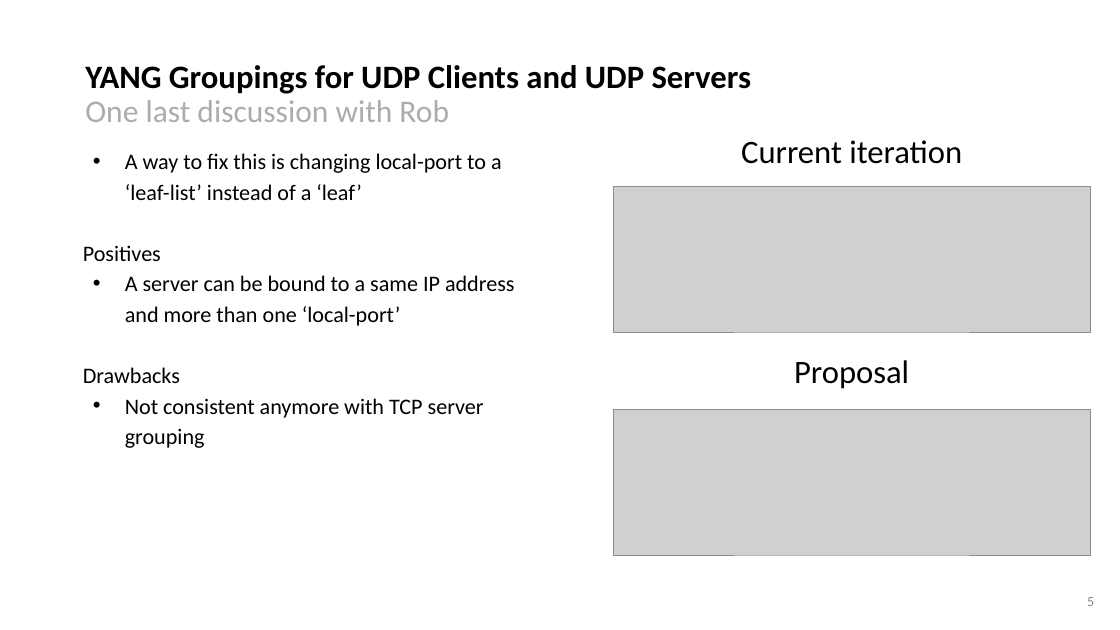
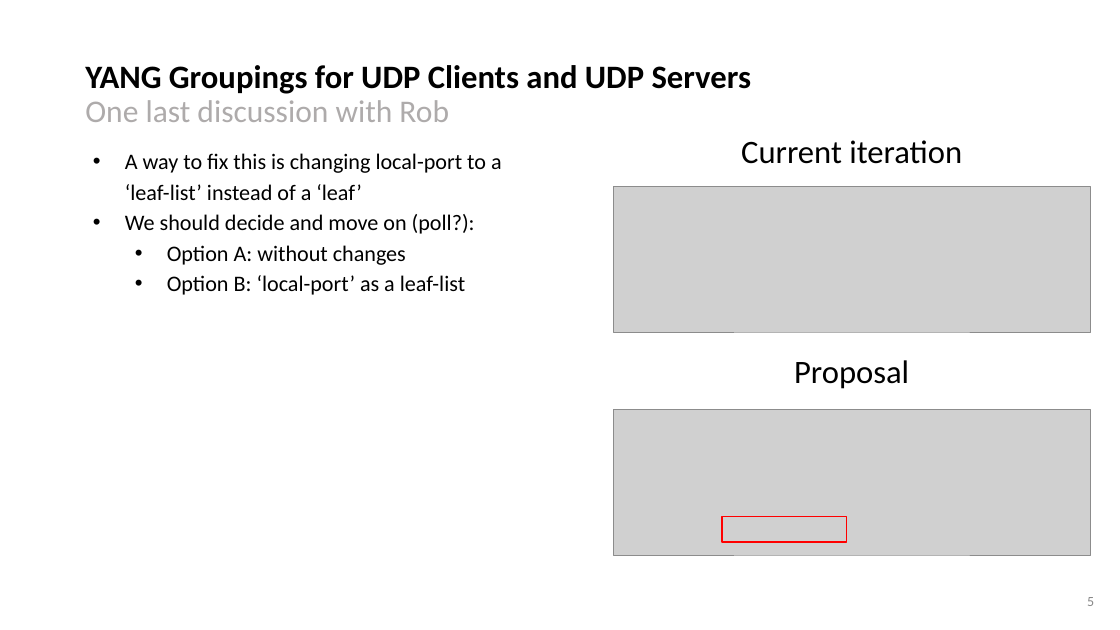
Before and after one commit to network-analytics/ietf-network-analytics-document-status, a slide deck: slide 5 of 122/NETCONF/draft-ietf-netconf-udp-client-server-06.pptx. Drawn at 1120x630 pixels with LibreOffice and Linux fonts; fonts in the diff are those of the drawing; grey boxes stand for pictures. Boxes give left, top, right and bottom in pixels: in the first picture for what was removed or moved away, otherwise in the second. Text is boxed around its words. In the diff, an @@ line names an element or a change of style, - is before the commit and + after.

```diff
--- a/122/NETCONF/draft-ietf-netconf-udp-client-server-06.pptx
+++ b/122/NETCONF/draft-ietf-netconf-udp-client-server-06.pptx
@@ text at (x1=125, y1=214, x2=475, y2=295): text changed @@
-Positives
-• A server can be bound to a same IP address and more than one ‘local-port’
-Drawbacks
-• Not consistent anymore with TCP server grouping
+• We should decide and move on (poll?):
+  • Option A: without changes
+  • Option B: ‘local-port’ as a leaf-list
@@ rectangle added at (x1=722, y1=517, x2=846, y2=542), outline #FF0000 1.5 pt @@
```
Also in this commit, not shown: 1 other slide changed, 1 other file.
